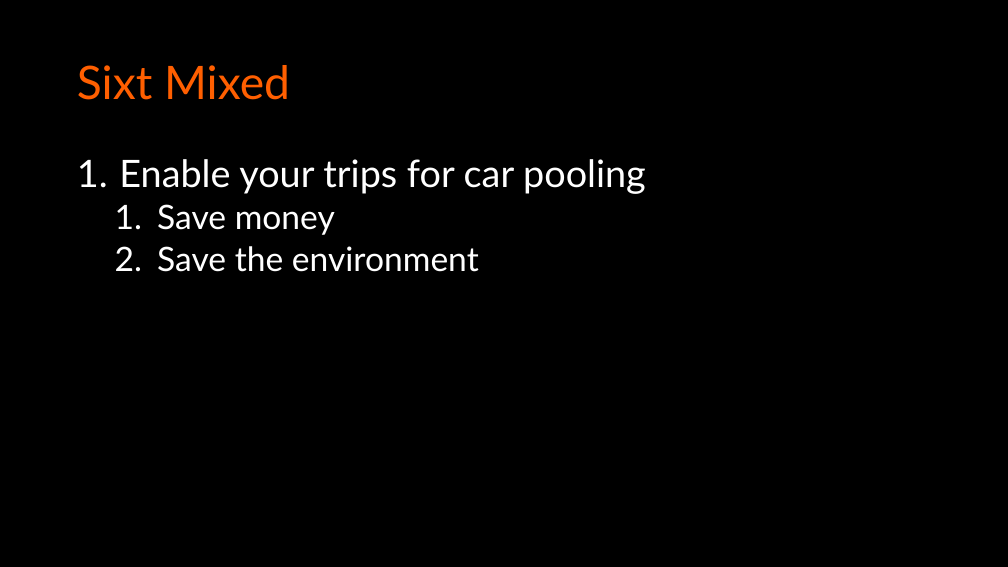
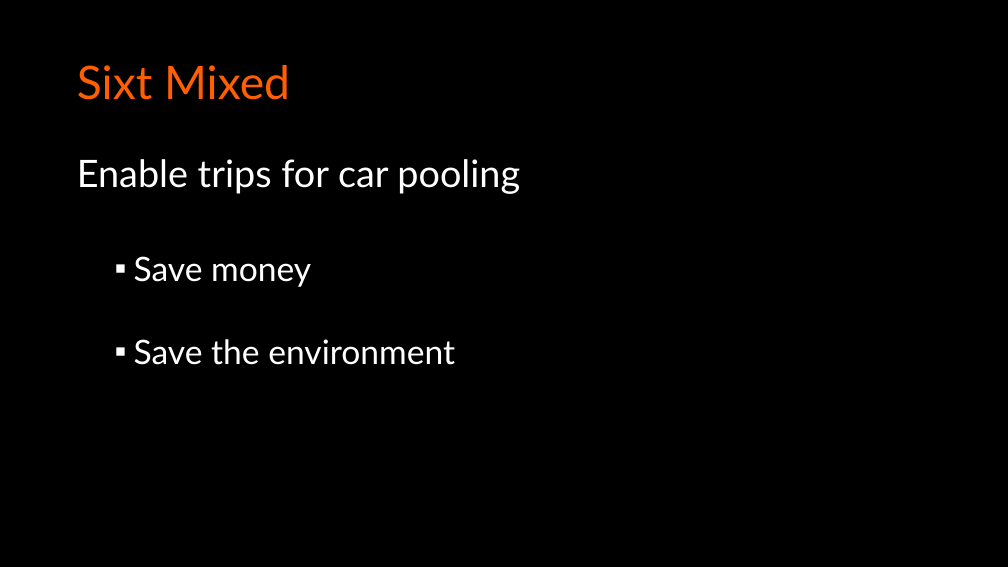
Before and after one commit to travistang/SixtMixed, a slide deck: slide 4 of Presentation.pptx. Drawn at 1008x567 pixels with LibreOffice and Linux fonts; fonts in the diff are those of the drawing. Boxes give left, top, right and bottom in pixels: in the first picture for what was removed or moved away, otherwise in the second. Text is boxed around its words. In the diff, an @@ line names an element or a change of style, - is before the commit and + after.

```diff
--- a/Presentation.pptx
+++ b/Presentation.pptx
@@ text at (77, 159, 520, 194): text changed @@
-1. Enable your trips for car pooling
+Enable trips for car pooling
@@ text at (134, 256, 455, 365): bullet 1. to ▪ @@
```
Also in this commit, not shown: 5 other slides changed, 1 other file.
